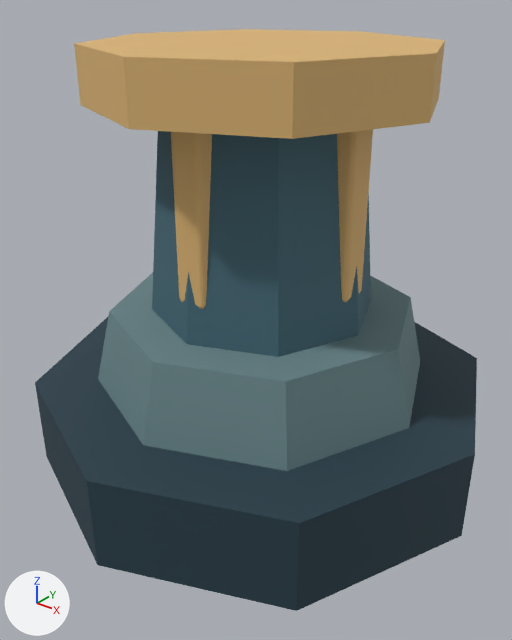
Renders of the glTF model maze3d/assets/models/beacon.glb from each side of a commit.
Camera for both pictures: a 50 mm lens placed at (1.131, -1.446, 1.313), pointed at (0.023, -0.062, 0.455). Every picture has the same lights, and +X, +Y and +Z are marked at lower left. The older version comes first. Where no turn or scale is listed for an object, it has been applied to the vertices.

In view in the first picture: 'Base', 'Bowl', 'Column', 'Fin', 'Fin.003', 'Plinth'.
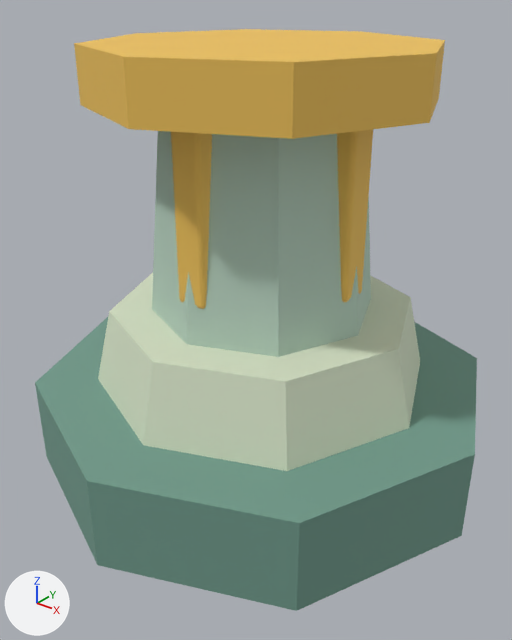
Changed parts and their boxes (x1, y1, x2, y2) in the pictures (512 x 640 px):
'Base', recoloured (dark blue to green)
    both: (35, 317, 477, 611)
'Plinth', recoloured (greyish cyan to pale green)
    both: (98, 273, 420, 471)
'Bowl', recoloured
    both: (74, 29, 445, 139)
'Column', recoloured (dark cyan to pale green)
    both: (152, 131, 371, 357)
'Fin.003', recoloured
    both: (171, 132, 212, 309)
'Fin', recoloured
    both: (337, 129, 373, 302)

The change in detail:
Material 'dark' (mat_dark) changes colour from dark blue #243d49 to green #719b8c; in linear values from (0.0176, 0.0467, 0.0666) to (0.165, 0.328, 0.262).
Material 'gold' (mat_gold) changes colour from beige #ddb574 to yellow #f0c35a; in linear values from (0.723, 0.462, 0.175) to (0.871, 0.546, 0.102).
Material 'stone' (mat_stone) changes colour from dark cyan #426774 to pale green #b7d1c0; in linear values from (0.0545, 0.136, 0.175) to (0.474, 0.638, 0.527).
Material 'edge' (mat_edge) changes colour from greyish cyan #69868a to pale green #d9e4c9; in linear values from (0.141, 0.238, 0.254) to (0.694, 0.776, 0.584).
